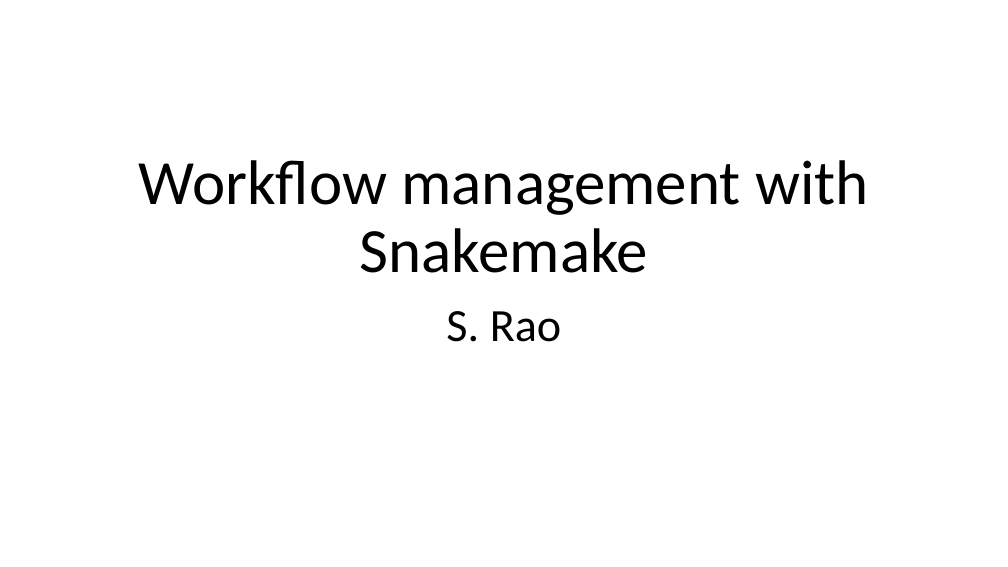
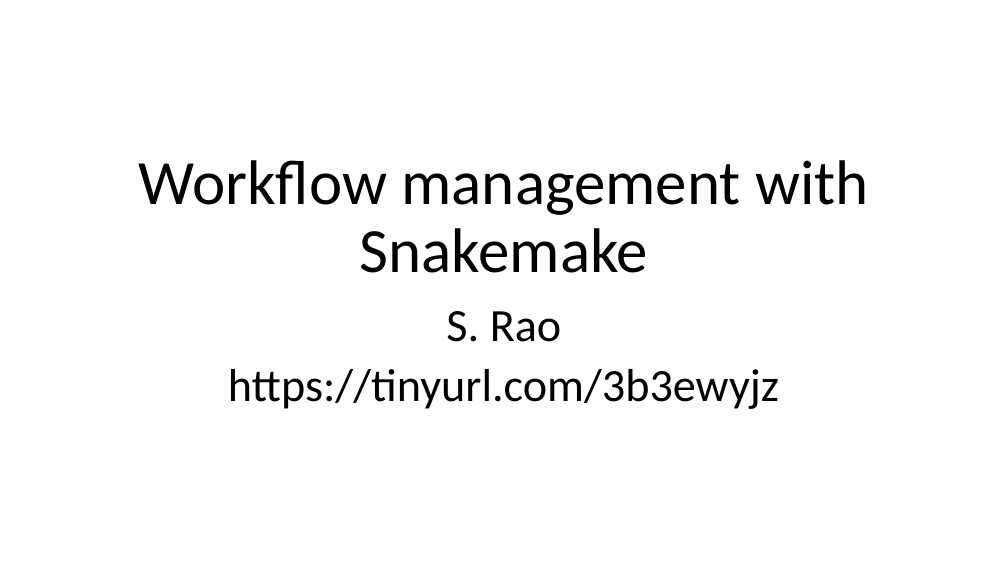
Before and after one commit to hannrko/snakemake_GMS_MT2024, a slide deck: slide 1 of session1/snakemake.pptx. Drawn at 1008x567 pixels with LibreOffice and Linux fonts; fonts in the diff are those of the drawing. Boxes give left, top, right and bottom in pixels: in the first picture for what was removed or moved away, otherwise in the second. Text is boxed around its words. In the diff, an @@ line names an element or a change of style, - is before the commit and + after.

```diff
--- a/session1/snakemake.pptx
+++ b/session1/snakemake.pptx
@@ subtitle at box(228, 369, 779, 409): paragraph added @@
+https://tinyurl.com/3b3ewyjz
```
Also in this commit, not shown: 3 other slides changed, 6 other files.
